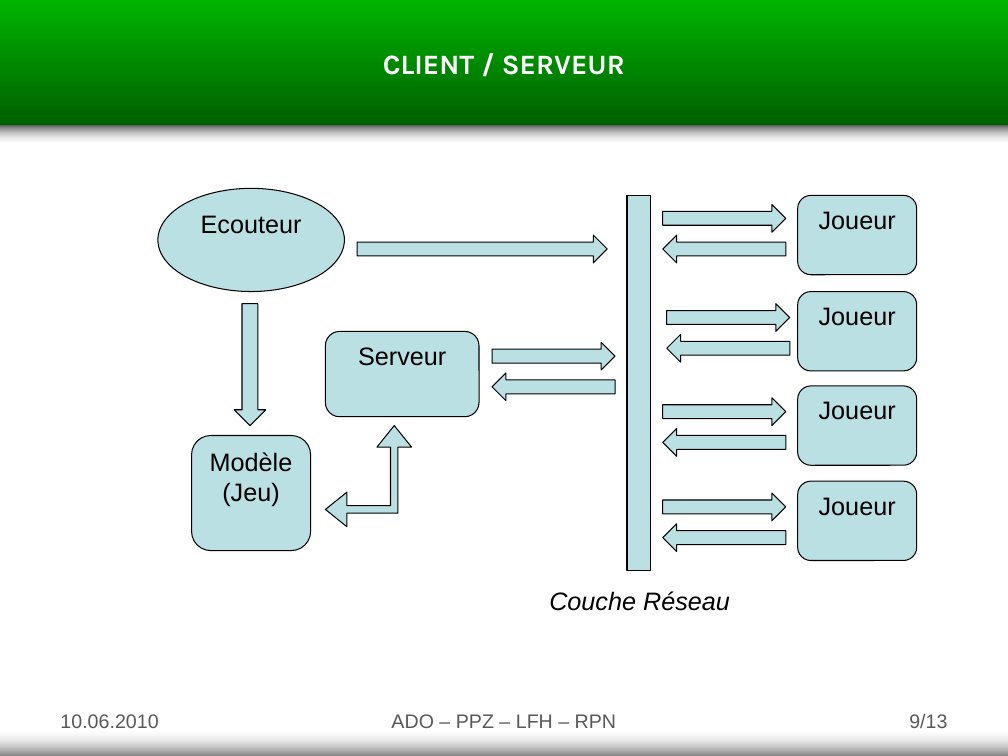
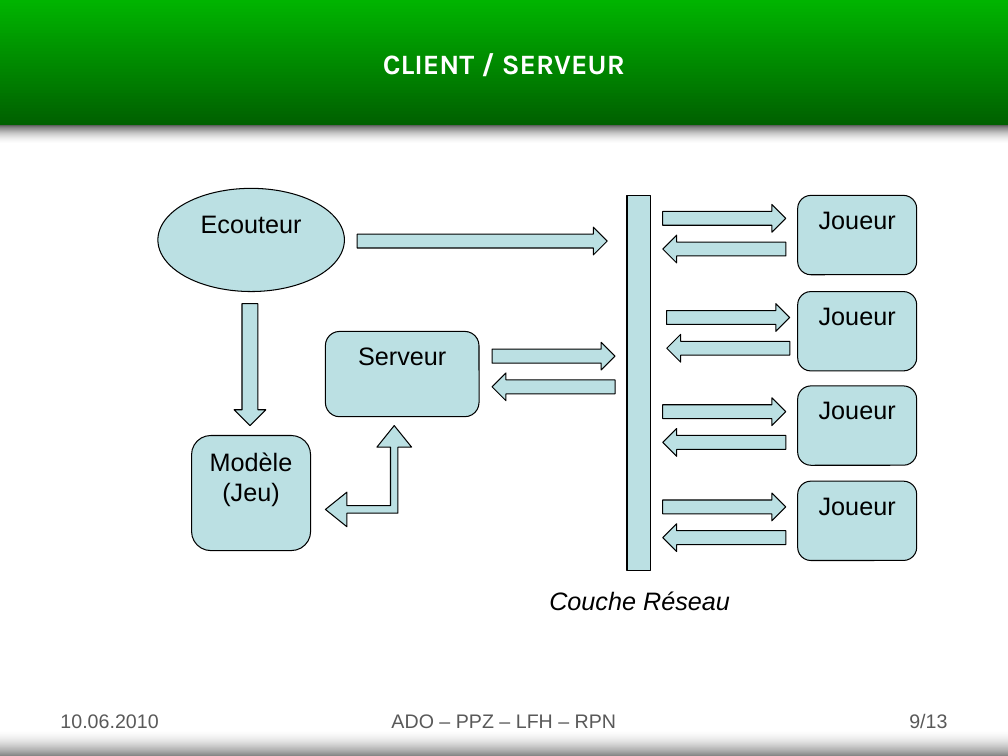
Before and after one commit to goupildb/asd-tower-defense, a slide deck: slide 9 of documents/v2.0/Presentation - PierreDo.pptx. Drawn at 1008x756 pixels with LibreOffice and Linux fonts; fonts in the diff are those of the drawing. Boxes give left, top, right and bottom in pixels: in the first picture for what was removed or moved away, otherwise in the second. Text is boxed around its words. In the diff, an @@ line names an element or a change of style, - is before the commit and + after.

```diff
--- a/documents/v2.0/Presentation - PierreDo.pptx
+++ b/documents/v2.0/Presentation - PierreDo.pptx
@@ right arrow: place and size @@
-right arrow at bbox=[357, 235, 607, 263]
+right arrow at bbox=[357, 227, 607, 255]
```
Also in this commit, not shown: 1 other file.
